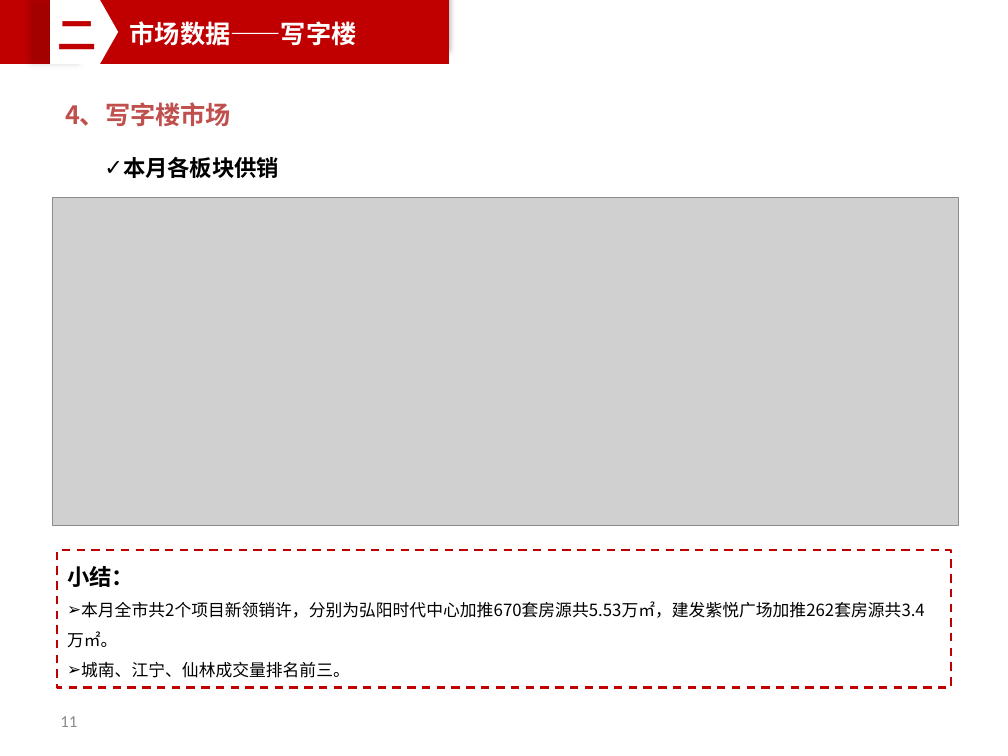
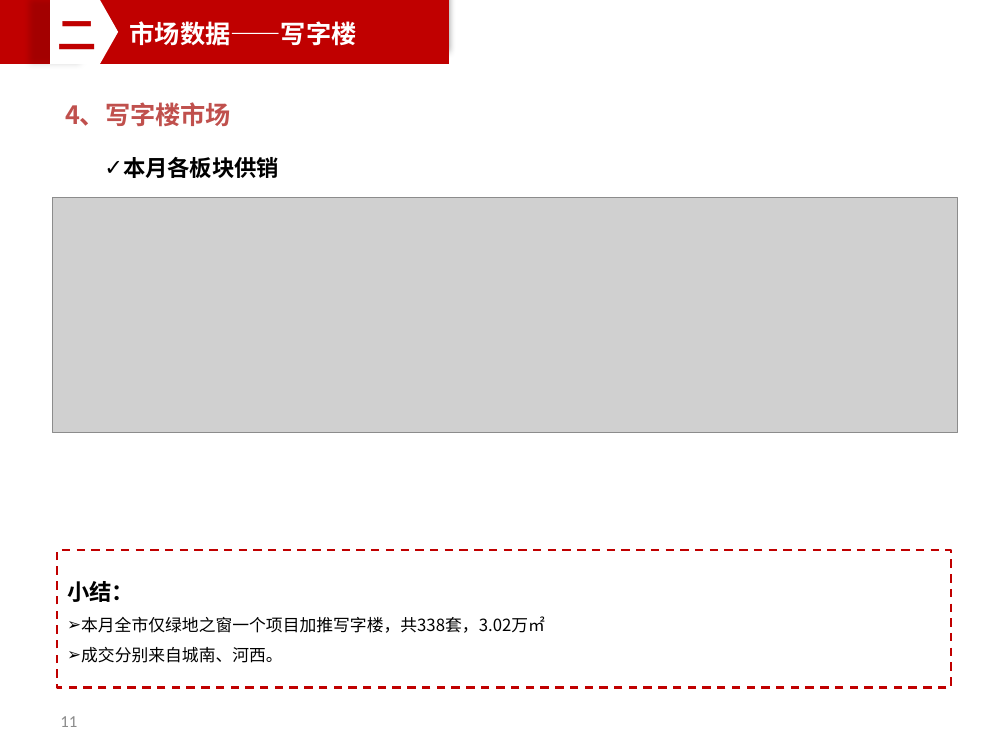
Before and after one commit to PengZiqiao/monthly_report, a slide deck: slide 11 of 南京中海2018年4月月报.pptx. Drawn at 1008x756 pixels with LibreOffice and Linux fonts; fonts in the diff are those of the drawing; grey boxes stand for pictures. Boxes give left, top, right and bottom in pixels: in the first picture for what was removed or moved away, otherwise in the second. Text is boxed around its words. In the diff, an @@ line names an element or a change of style, - is before the commit and + after.

```diff
--- a/南京中海2018年4月月报.pptx
+++ b/南京中海2018年4月月报.pptx
@@ picture: place and size @@
-picture at [52, 198, 959, 525]
+picture at [52, 198, 958, 432]
@@ text in rectangle at [81, 616, 545, 663]: text changed @@
-➢ 本月全市共2个项目新领销许，分别为弘阳时代中心加推670套房源共5.53万㎡，建发紫悦广场加推262套房源共3.4万㎡。
-➢ 城南、江宁、仙林成交量排名前三。
+➢ 本月全市仅绿地之窗一个项目加推写字楼，共338套，3.02万㎡
+➢ 成交分别来自城南、河西。
```
Also in this commit, not shown: 16 other slides changed, 1 slide added, 2 other files.
